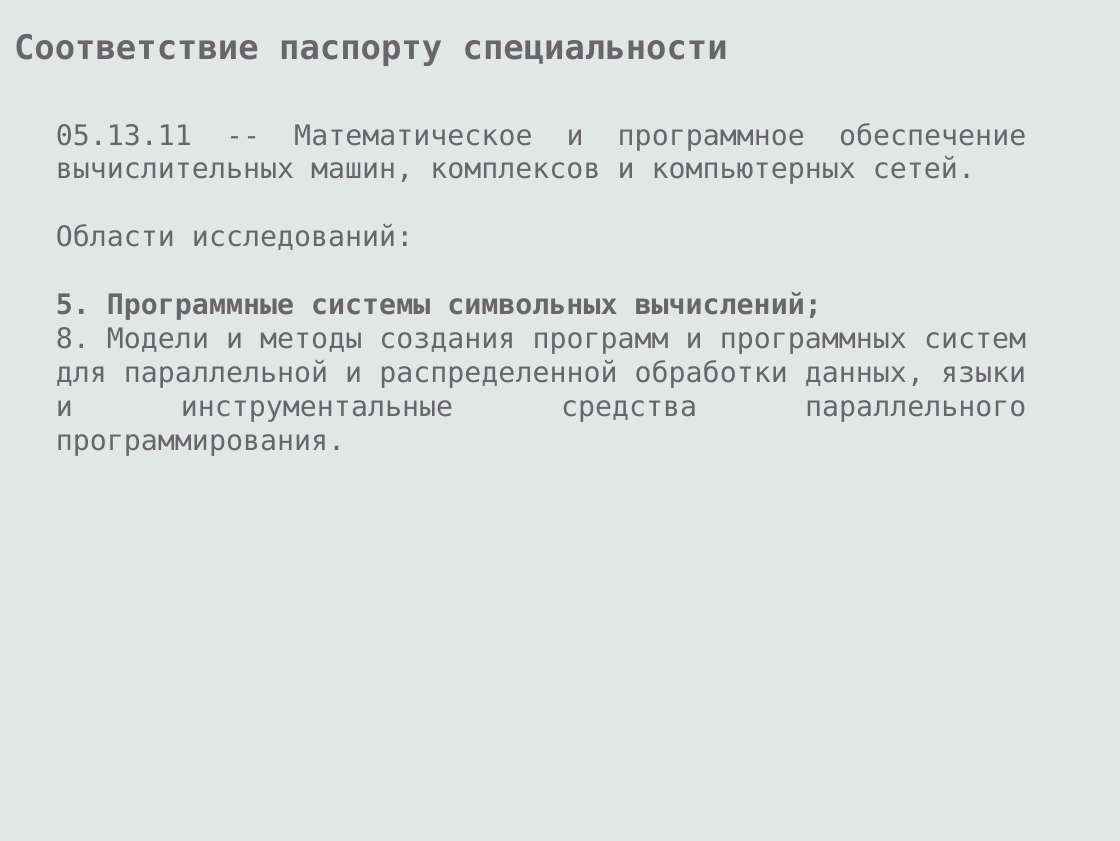
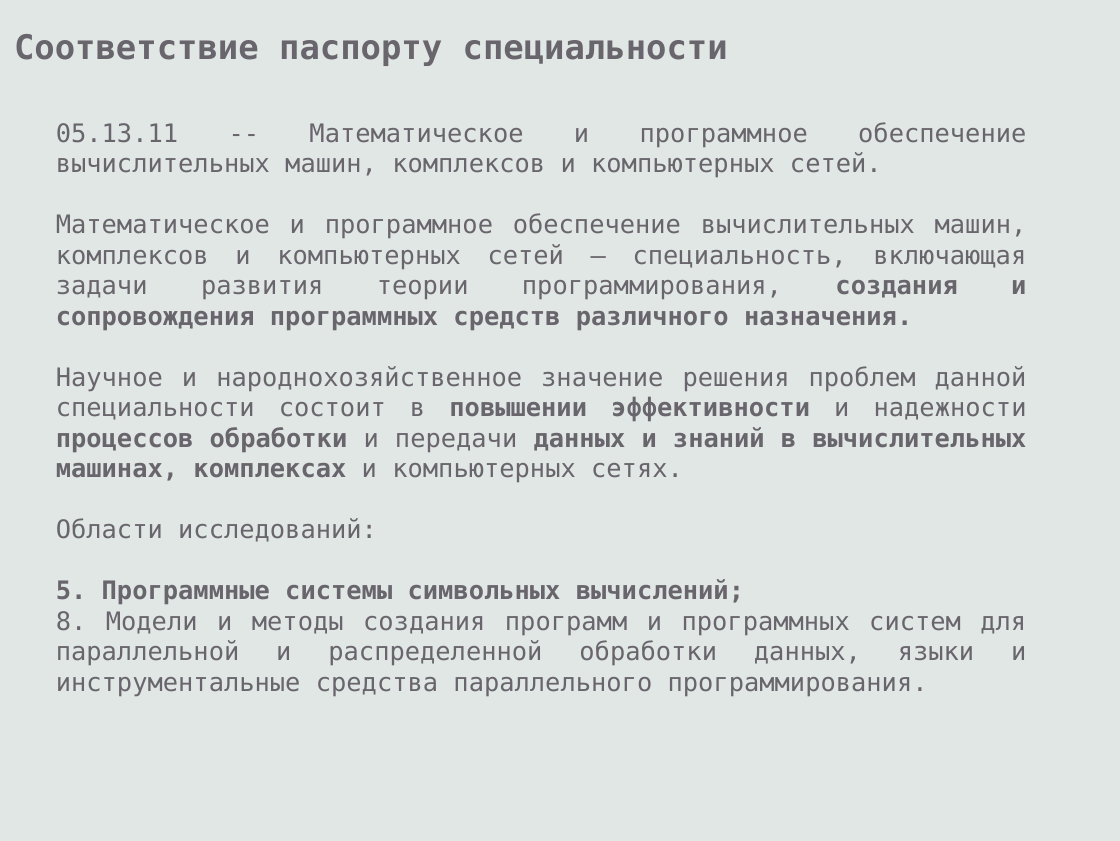
Before and after one commit to eugeneai/prisnif, a slide deck: slide 19 of brick/pres/pacman.odp (slide 16 before the commit). Drawn at 1120x841 pixels with LibreOffice and Linux fonts; fonts in the diff are those of the drawing. Boxes give left, top, right and bottom in pixels: in the first picture for what was removed or moved away, otherwise in the second. Text is boxed around its words. In the diff, an @@ line names an element or a change of style, - is before the commit and + after.

```diff
--- a/brick/pres/pacman.odp
+++ b/brick/pres/pacman.odp
@@ text at (x1=56, y1=122, x2=1026, y2=696): size 20 to 18 pt in "05.13.11 -- Математическое и программное обеспечение вычисли ...", "Области исследований:", "5. Программные системы символьных вычислений;", "8. Модели и методы создания программ и ..." @@
@@ text at (x1=56, y1=213, x2=1027, y2=482): paragraphs added @@
+Математическое и программное обеспечение вычислительных машин, комплексов и компьютерных сетей – специальность, включающая задачи развития теории программирования, создания и сопровождения программных средств различного назначения.
+Научное и народнохозяйственное значение решения проблем данной специальности состоит в повышении эффективности и надежности процессов обработки и передачи данных и знаний в вычислительных машинах, комплексах и компьютерных сетях.
```
Also in this commit, not shown: 7 other slides changed, 3 slides added, 4 other files.
